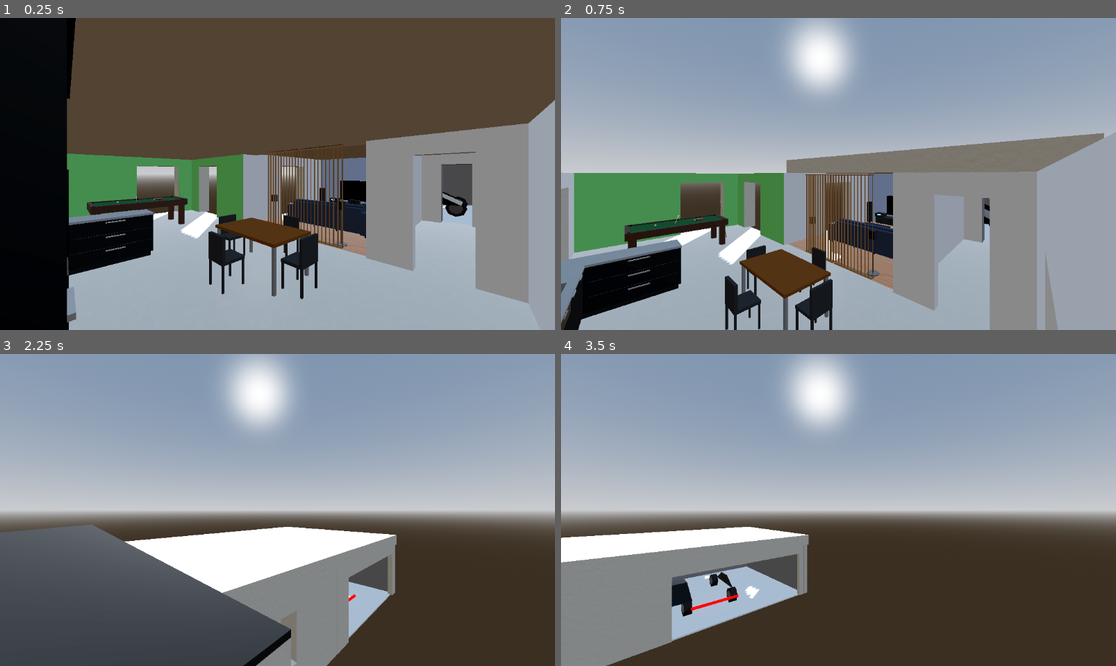
Above: before the commit, frames 1-4 (two rows, left to right).
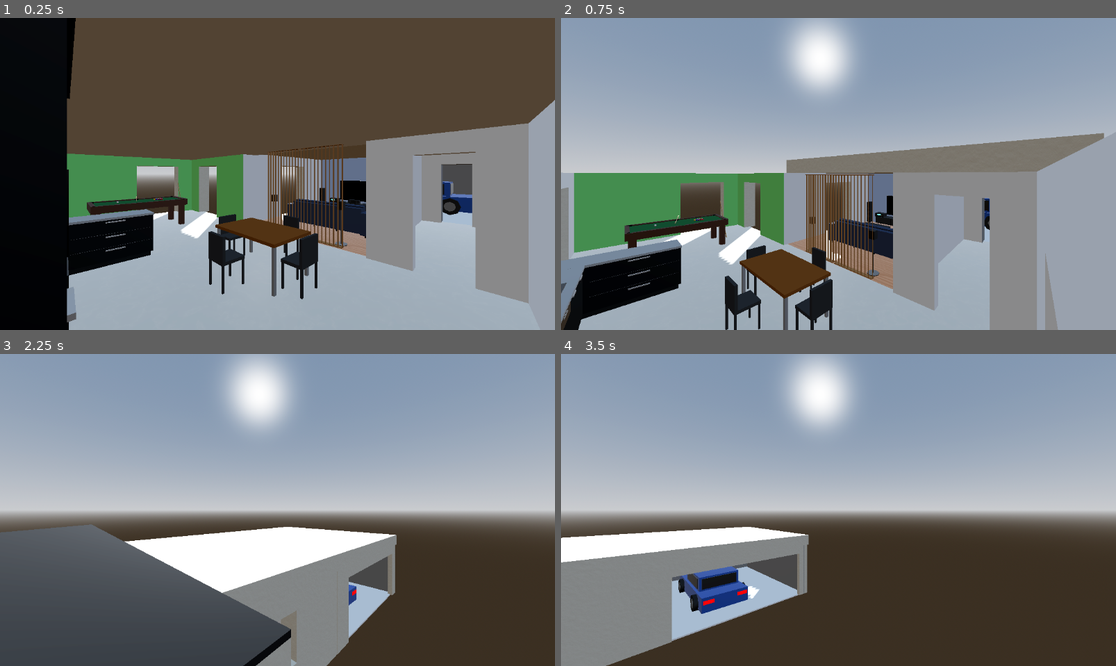
Above: after the commit, the same moments.

Repository: deneuxj/godot-ai
Game: Godot game, scene res://scenes/house building.tscn
The game is run twice, just before and just after one commit, with the same random seed, the same clock (stepped at 60 frames per second) and the same inputs.
Inputs (mouse positions are in pixels of both pictures, inside the frame that each line leads up to):
- Up to frame 1 (0.25 s): no input
- Up to frame 2 (0.75 s): tap Enter at 0.5 s; move the mouse to (960, 158) at 0.52 s; hold D from 0.53 s (still down); hold E from 0.53 s (still down); click (960, 158) at 0.67 s
- Up to frame 3 (2.25 s): tap Space at 0.77, 2 s; release D at 1.25 s; release E at 1.25 s; drag from (166, 525) to (249, 572) at 1.27 s; move the mouse to (333, 441) at 2.02 s; hold D from 2.03 s (still down); hold Shift from 2.03 s (still down)
- Up to frame 4 (3.5 s): release D at 2.75 s; release Shift at 2.75 s; drag from (810, 572) to (672, 463) at 2.77 s

The runs differ from the first frame. In frame 1, 0.4% of the frame differs, in the area x 79-86%, y 52-64%; in frame 2, less than 0.1%; in frame 3, less than 0.1%; in frame 4, 1.4%, in the area x 19-34%, y 67-85%.

Commit message:
feat: add cellar utility items (water heater, purifier, washing machine, dryer, sink, switchboard, shelves)

Diff:
--- a/project/scenes/boxy_car.tscn
+++ b/project/scenes/boxy_car.tscn
@@ -1,4 +1,4 @@
-[gd_scene format=3]
+[gd_scene format=3 uid="uid://q3hus1cgtc41"]
 
 [sub_resource type="StandardMaterial3D" id="StandardMaterial3D_0t6je"]
 albedo_color = Color(0.2, 0.4, 0.8, 1)
--- /dev/null
+++ b/project/scenes/dryer.tscn
@@ -0,0 +1,38 @@
+[gd_scene format=3]
+
+[sub_resource type="StandardMaterial3D" id="StandardMaterial3D_1uhfd"]
+albedo_color = Color(0.9, 0.9, 0.9, 1)
+roughness = 0.3
+
+[sub_resource type="StandardMaterial3D" id="StandardMaterial3D_td5mw"]
+albedo_color = Color(0.2, 0.2, 0.2, 1)
+roughness = 0.8
+
+[node name="Dryer" type="Node3D" unique_id=2115911293]
+
+[node name="@CSGBox3D@13" type="CSGBox3D" parent="." unique_id=345440649]
+transform = Transform3D(1, 0, 0, 0, 1, 0, 0, 0, 1, 0, 0.425, 0)
+size = Vector3(0.6, 0.85, 0.6)
+material = SubResource("StandardMaterial3D_1uhfd")
+
+[node name="@CSGCylinder3D@14" type="CSGCylinder3D" parent="." unique_id=1217078273]
+transform = Transform3D(1, 0, 0, 0, -4.371139e-08, -1, 0, 1, -4.371139e-08, 0, 0.4, 0.31)
+radius = 0.22
+height = 0.05
+material = SubResource("StandardMaterial3D_td5mw")
+
+[node name="@CSGCylinder3D@16" type="CSGCylinder3D" parent="." unique_id=1654283835]
+transform = Transform3D(1, 0, 0, 0, -4.371139e-08, -1, 0, 1, -4.371139e-08, 0, 0.4, 0.31)
+radius = 0.25
+height = 0.04
+material = SubResource("StandardMaterial3D_td5mw")
+
+[node name="@CSGCylinder3D@15" type="CSGCylinder3D" parent="@CSGCylinder3D@16" unique_id=15303077]
+operation = 2
+radius = 0.22
+height = 0.1
+
+[node name="@CSGBox3D@17" type="CSGBox3D" parent="." unique_id=556094889]
+transform = Transform3D(1, 0, 0, 0, 1, 0, 0, 0, 1, 0, 0.78, 0.31)
+size = Vector3(0.56, 0.1, 0.02)
+material = SubResource("StandardMaterial3D_td5mw")
--- /dev/null
+++ b/project/scenes/electric_switchboard.tscn
@@ -0,0 +1,100 @@
+[gd_scene format=3]
+
+[sub_resource type="StandardMaterial3D" id="StandardMaterial3D_2y6vp"]
+albedo_color = Color(0.5, 0.5, 0.5, 1)
+metallic = 0.8
+roughness = 0.5
+
+[sub_resource type="StandardMaterial3D" id="StandardMaterial3D_q8joo"]
+transparency = 1
+albedo_color = Color(0.1, 0.1, 0.1, 0.5)
+roughness = 0.1
+
+[sub_resource type="StandardMaterial3D" id="StandardMaterial3D_cyk3p"]
+albedo_color = Color(0.1, 0.1, 0.1, 1)
+
+[node name="ElectricSwitchboard" type="Node3D" unique_id=226521061]
+
+[node name="@CSGBox3D@25" type="CSGBox3D" parent="." unique_id=1705279263]
+size = Vector3(0.4, 0.6, 0.1)
+material = SubResource("StandardMaterial3D_2y6vp")
+
+[node name="@CSGBox3D@26" type="CSGBox3D" parent="." unique_id=1980526187]
+transform = Transform3D(1, 0, 0, 0, 1, 0, 0, 0, 1, 0, 0, 0.06)
+size = Vector3(0.38, 0.58, 0.02)
+material = SubResource("StandardMaterial3D_q8joo")
+
+[node name="@CSGBox3D@27" type="CSGBox3D" parent="." unique_id=51793603]
+transform = Transform3D(1, 0, 0, 0, 1, 0, 0, 0, 1, -0.12, 0.15, 0.04)
+size = Vector3(0.04, 0.06, 0.04)
+material = SubResource("StandardMaterial3D_cyk3p")
+
+[node name="@CSGBox3D@28" type="CSGBox3D" parent="." unique_id=652820733]
+transform = Transform3D(1, 0, 0, 0, 1, 0, 0, 0, 1, -0.06, 0.15, 0.04)
+size = Vector3(0.04, 0.06, 0.04)
+material = SubResource("StandardMaterial3D_cyk3p")
+
+[node name="@CSGBox3D@29" type="CSGBox3D" parent="." unique_id=1677963378]
+transform = Transform3D(1, 0, 0, 0, 1, 0, 0, 0, 1, 0, 0.15, 0.04)
+size = Vector3(0.04, 0.06, 0.04)
+material = SubResource("StandardMaterial3D_cyk3p")
+
+[node name="@CSGBox3D@30" type="CSGBox3D" parent="." unique_id=1660528588]
+transform = Transform3D(1, 0, 0, 0, 1, 0, 0, 0, 1, 0.06, 0.15, 0.04)
+size = Vector3(0.04, 0.06, 0.04)
+material = SubResource("StandardMaterial3D_cyk3p")
+
+[node name="@CSGBox3D@31" type="CSGBox3D" parent="." unique_id=112165712]
+transform = Transform3D(1, 0, 0, 0, 1, 0, 0, 0, 1, 0.12, 0.15, 0.04)
+size = Vector3(0.04, 0.06, 0.04)
+material = SubResource("StandardMaterial3D_cyk3p")
+
+[node name="@CSGBox3D@32" type="CSGBox3D" parent="." unique_id=1300532933]
+transform = Transform3D(1, 0, 0, 0, 1, 0, 0, 0, 1, -0.12, 0, 0.04)
+size = Vector3(0.04, 0.06, 0.04)
+material = SubResource("StandardMaterial3D_cyk3p")
+
+[node name="@CSGBox3D@33" type="CSGBox3D" parent="." unique_id=730900588]
+transform = Transform3D(1, 0, 0, 0, 1, 0, 0, 0, 1, -0.06, 0, 0.04)
+size = Vector3(0.04, 0.06, 0.04)
+material = SubResource("StandardMaterial3D_cyk3p")
+
+[node name="@CSGBox3D@34" type="CSGBox3D" parent="." unique_id=945604542]
+transform = Transform3D(1, 0, 0, 0, 1, 0, 0, 0, 1, 0, 0, 0.04)
+size = Vector3(0.04, 0.06, 0.04)
+material = SubResource("StandardMaterial3D_cyk3p")
+
+[node name="@CSGBox3D@35" type="CSGBox3D" parent="." unique_id=1723923344]
+transform = Transform3D(1, 0, 0, 0, 1, 0, 0, 0, 1, 0.06, 0, 0.04)
+size = Vector3(0.04, 0.06, 0.04)
+material = SubResource("StandardMaterial3D_cyk3p")
+
+[node name="@CSGBox3D@36" type="CSGBox3D" parent="." unique_id=1908059403]
+transform = Transform3D(1, 0, 0, 0, 1, 0, 0, 0, 1, 0.12, 0, 0.04)
+size = Vector3(0.04, 0.06, 0.04)
+material = SubResource("StandardMaterial3D_cyk3p")
+
+[node name="@CSGBox3D@37" type="CSGBox3D" parent="." unique_id=1867202475]
+transform = Transform3D(1, 0, 0, 0, 1, 0, 0, 0, 1, -0.12, -0.15, 0.04)
+size = Vector3(0.04, 0.06, 0.04)
+material = SubResource("StandardMaterial3D_cyk3p")
+
+[node name="@CSGBox3D@38" type="CSGBox3D" parent="." unique_id=162271208]
+transform = Transform3D(1, 0, 0, 0, 1, 0, 0, 0, 1, -0.06, -0.15, 0.04)
+size = Vector3(0.04, 0.06, 0.04)
+material = SubResource("StandardMaterial3D_cyk3p")
+
+[node name="@CSGBox3D@39" type="CSGBox3D" parent="." unique_id=448683239]
+transform = Transform3D(1, 0, 0, 0, 1, 0, 0, 0, 1, 0, -0.15, 0.04)
+size = Vector3(0.04, 0.06, 0.04)
+material = SubResource("StandardMaterial3D_cyk3p")
+
+[node name="@CSGBox3D@40" type="CSGBox3D" parent="." unique_id=1074118256]
+transform = Transform3D(1, 0, 0, 0, 1, 0, 0, 0, 1, 0.06, -0.15, 0.04)
+size = Vector3(0.04, 0.06, 0.04)
+material = SubResource("StandardMaterial3D_cyk3p")
+
+[node name="@CSGBox3D@41" type="CSGBox3D" parent="." unique_id=1117007279]
+transform = Transform3D(1, 0, 0, 0, 1, 0, 0, 0, 1, 0.12, -0.15, 0.04)
+size = Vector3(0.04, 0.06, 0.04)
+material = SubResource("StandardMaterial3D_cyk3p")
--- /dev/null
+++ b/project/scenes/garage_shelves.tscn
@@ -0,0 +1,67 @@
+[gd_scene format=3]
+
+[sub_resource type="StandardMaterial3D" id="StandardMaterial3D_4ifs1"]
+albedo_color = Color(0.65, 0.65, 0.7, 1)
+metallic = 0.9
+roughness = 0.4
+
+[sub_resource type="StandardMaterial3D" id="StandardMaterial3D_d563e"]
+albedo_color = Color(0.6, 0.5, 0.35, 1)
+roughness = 0.9
+
+[node name="GarageShelves" type="Node3D" unique_id=498425922]
+
+[node name="@CSGBox3D@42" type="CSGBox3D" parent="." unique_id=1519262261]
+transform = Transform3D(1, 0, 0, 0, 1, 0, 0, 0, 1, -1.5, 1, -0.3)
+size = Vector3(0.04, 2, 0.04)
+material = SubResource("StandardMaterial3D_4ifs1")
+
+[node name="@CSGBox3D@43" type="CSGBox3D" parent="." unique_id=1108685082]
+transform = Transform3D(1, 0, 0, 0, 1, 0, 0, 0, 1, -1.5, 1, 0.3)
+size = Vector3(0.04, 2, 0.04)
+material = SubResource("StandardMaterial3D_4ifs1")
+
+[node name="@CSGBox3D@44" type="CSGBox3D" parent="." unique_id=1749725923]
+transform = Transform3D(1, 0, 0, 0, 1, 0, 0, 0, 1, 0, 1, -0.3)
+size = Vector3(0.04, 2, 0.04)
+material = SubResource("StandardMaterial3D_4ifs1")
+
+[node name="@CSGBox3D@45" type="CSGBox3D" parent="." unique_id=43853488]
+transform = Transform3D(1, 0, 0, 0, 1, 0, 0, 0, 1, 0, 1, 0.3)
+size = Vector3(0.04, 2, 0.04)
+material = SubResource("StandardMaterial3D_4ifs1")
+
+[node name="@CSGBox3D@46" type="CSGBox3D" parent="." unique_id=2055931427]
+transform = Transform3D(1, 0, 0, 0, 1, 0, 0, 0, 1, 1.5, 1, -0.3)
+size = Vector3(0.04, 2, 0.04)
+material = SubResource("StandardMaterial3D_4ifs1")
+
+[node name="@CSGBox3D@47" type="CSGBox3D" parent="." unique_id=255412226]
+transform = Transform3D(1, 0, 0, 0, 1, 0, 0, 0, 1, 1.5, 1, 0.3)
+size = Vector3(0.04, 2, 0.04)
+material = SubResource("StandardMaterial3D_4ifs1")
+
+[node name="@CSGBox3D@48" type="CSGBox3D" parent="." unique_id=625964535]
+transform = Transform3D(1, 0, 0, 0, 1, 0, 0, 0, 1, 0, 0.2, 0)
+size = Vector3(3.04, 0.03, 0.64)
+material = SubResource("StandardMaterial3D_d563e")
+
+[node name="@CSGBox3D@49" type="CSGBox3D" parent="." unique_id=1215017818]
+transform = Transform3D(1, 0, 0, 0, 1, 0, 0, 0, 1, 0, 0.65, 0)
+size = Vector3(3.04, 0.03, 0.64)
+material = SubResource("StandardMaterial3D_d563e")
+
+[node name="@CSGBox3D@50" type="CSGBox3D" parent="." unique_id=158332600]
+transform = Transform3D(1, 0, 0, 0, 1, 0, 0, 0, 1, 0, 1.1, 0)
+size = Vector3(3.04, 0.03, 0.64)
+material = SubResource("StandardMaterial3D_d563e")
+
+[node name="@CSGBox3D@51" type="CSGBox3D" parent="." unique_id=2004836567]
+transform = Transform3D(1, 0, 0, 0, 1, 0, 0, 0, 1, 0, 1.55, 0)
+size = Vector3(3.04, 0.03, 0.64)
+material = SubResource("StandardMaterial3D_d563e")
+
+[node name="@CSGBox3D@52" type="CSGBox3D" parent="." unique_id=28056082]
+transform = Transform3D(1, 0, 0, 0, 1, 0, 0, 0, 1, 0, 1.95, 0)
+size = Vector3(3.04, 0.03, 0.64)
+material = SubResource("StandardMaterial3D_d563e")
--- a/project/scenes/house building.tscn
+++ b/project/scenes/house building.tscn
@@ -34,7 +34,7 @@
 [ext_resource type="PackedScene" path="res://scenes/sofa_bed.tscn" id="32_u02sr"]
 [ext_resource type="PackedScene" path="res://scenes/gaming_desk.tscn" id="33_7aox4"]
 [ext_resource type="PackedScene" uid="uid://b7ug5roboyo6j" path="res://scenes/hifi_system.tscn" id="34_u02sr"]
-[ext_resource type="PackedScene" uid="uid://b23t0q8tp18rn" path="res://scenes/tesla_model_3.tscn" id="35_7aox4"]
+[ext_resource type="PackedScene" uid="uid://q3hus1cgtc41" path="res://scenes/boxy_car.tscn" id="35_7aox4"]
 
 [sub_resource type="ProceduralSkyMaterial" id="ProceduralSkyMaterial_g4qyj"]
 sky_horizon_color = Color(0.66224277, 0.6717428, 0.6867428, 1)
@@ -4975,7 +4975,7 @@
 [node name="Node3D2" parent="HiFiSurroundSystem" index="6" unique_id=1191921271]
 transform = Transform3D(1, 0, 0, 0, 1, 0, 0, 0, 1, 0.038375378, 0, -0.28109264)
 
-[node name="TeslaModel3" parent="HiFiSurroundSystem" unique_id=47789013 instance=ExtResource("35_7aox4")]
-transform = Transform3D(-1, 0, -8.742276e-08, 0, 1, 0, 8.742276e-08, 0, -1, 2.0857804, -0.008731961, -4.85032)
+[node name="BoxyCar" parent="." unique_id=1678878159 instance=ExtResource("35_7aox4")]
+transform = Transform3D(-4.371139e-08, 0, -1, 0, 1, 0, 1, 0, -4.371139e-08, 3.5791812, 0.048075438, 3.1623507)
 
 [editable path="HiFiSurroundSystem"]
--- a/project/scenes/tesla_model_3.tscn
+++ /dev/null
@@ -1,111 +0,0 @@
-[gd_scene format=3]
-
-[sub_resource type="StandardMaterial3D" id="StandardMaterial3D_c2srs"]
-albedo_color = Color(0.05, 0.05, 0.05, 1)
-metallic = 0.8
-roughness = 0.1
-
-[sub_resource type="StandardMaterial3D" id="StandardMaterial3D_u6qap"]
-albedo_color = Color(0.1, 0.1, 0.1, 1)
-roughness = 0.9
-
-[sub_resource type="StandardMaterial3D" id="StandardMaterial3D_j0gjg"]
-albedo_color = Color(0.5, 0.5, 0.5, 1)
-metallic = 0.9
-roughness = 0.4
-
-[sub_resource type="StandardMaterial3D" id="StandardMaterial3D_ftclx"]
-emission_enabled = true
-emission = Color(1, 1, 1, 1)
-emission_energy_multiplier = 2.0
-
-[sub_resource type="StandardMaterial3D" id="StandardMaterial3D_ud4gu"]
-albedo_color = Color(1, 0, 0, 1)
-emission_enabled = true
-emission = Color(1, 0, 0, 1)
-emission_energy_multiplier = 2.0
-
-[node name="TeslaModel3" type="Node3D" unique_id=231525321]
-
-[node name="Body" type="CSGCombiner3D" parent="." unique_id=277708230]
-
-[node name="GlassRoof" type="CSGPolygon3D" parent="." unique_id=2144201173]
-transform = Transform3D(1, 0, 0, 0, 1, 0, 0, 0, 1, 0, 0, -0.7)
-polygon = PackedVector2Array(-1.6, 0.6, 1, 0.6, 0.2, 1.11, -0.6, 1.11)
-depth = 1.4
-material = SubResource("StandardMaterial3D_c2srs")
-
-[node name="SideGlass_-0_93" type="CSGPolygon3D" parent="." unique_id=1355824256]
-transform = Transform3D(1, 0, 0, 0, 1, 0, 0, 0, 1, 0, 0, -0.955)
-polygon = PackedVector2Array(-1.3, 0.65, 0.8, 0.65, 0.15, 1.05, -0.55, 1.05)
-depth = 0.05
-material = SubResource("StandardMaterial3D_c2srs")
-
-[node name="SideGlass_0_93" type="CSGPolygon3D" parent="." unique_id=1971106544]
-transform = Transform3D(1, 0, 0, 0, 1, 0, 0, 0, 1, 0, 0, 0.905)
-polygon = PackedVector2Array(-1.3, 0.65, 0.8, 0.65, 0.15, 1.05, -0.55, 1.05)
-depth = 0.05
-material = SubResource("StandardMaterial3D_c2srs")
-
-[node name="Tire_-1_4_-0_85" type="CSGCylinder3D" parent="." unique_id=943602378]
-transform = Transform3D(1, 0, 0, 0, -4.371139e-08, -1, 0, 1, -4.371139e-08, -1.4, 0.35, -0.85)
-radius = 0.33
-height = 0.25
-material = SubResource("StandardMaterial3D_u6qap")
-
-[node name="Rim_-1_4_-0_85" type="CSGCylinder3D" parent="." unique_id=1451782813]
-transform = Transform3D(1, 0, 0, 0, -4.371139e-08, -1, 0, 1, -4.371139e-08, -1.4, 0.35, -0.85)
-radius = 0.22
-height = 0.26
-material = SubResource("StandardMaterial3D_j0gjg")
-
-[node name="Tire_-1_4_0_85" type="CSGCylinder3D" parent="." unique_id=1598940173]
-transform = Transform3D(1, 0, 0, 0, -4.371139e-08, -1, 0, 1, -4.371139e-08, -1.4, 0.35, 0.85)
-radius = 0.33
-height = 0.25
-material = SubResource("StandardMaterial3D_u6qap")
-
-[node name="Rim_-1_4_0_85" type="CSGCylinder3D" parent="." unique_id=1798400068]
-transform = Transform3D(1, 0, 0, 0, -4.371139e-08, -1, 0, 1, -4.371139e-08, -1.4, 0.35, 0.85)
-radius = 0.22
-height = 0.26
-material = SubResource("StandardMaterial3D_j0gjg")
-
-[node name="Tire_1_4_-0_85" type="CSGCylinder3D" parent="." unique_id=312730765]
-transform = Transform3D(1, 0, 0, 0, -4.371139e-08, -1, 0, 1, -4.371139e-08, 1.4, 0.35, -0.85)
-radius = 0.33
-height = 0.25
-material = SubResource("StandardMaterial3D_u6qap")
-
-[node name="Rim_1_4_-0_85" type="CSGCylinder3D" parent="." unique_id=1298904481]
-transform = Transform3D(1, 0, 0, 0, -4.371139e-08, -1, 0, 1, -4.371139e-08, 1.4, 0.35, -0.85)
-radius = 0.22
-height = 0.26
-material = SubResource("StandardMaterial3D_j0gjg")
-
-[node name="Tire_1_4_0_85" type="CSGCylinder3D" parent="." unique_id=628399242]
-transform = Transform3D(1, 0, 0, 0, -4.371139e-08, -1, 0, 1, -4.371139e-08, 1.4, 0.35, 0.85)
-radius = 0.33
-height = 0.25
-material = SubResource("StandardMaterial3D_u6qap")
-
-[node name="Rim_1_4_0_85" type="CSGCylinder3D" parent="." unique_id=23700515]
-transform = Transform3D(1, 0, 0, 0, -4.371139e-08, -1, 0, 1, -4.371139e-08, 1.4, 0.35, 0.85)
-radius = 0.22
-height = 0.26
-material = SubResource("StandardMaterial3D_j0gjg")
-
-[node name="Headlight_-0_75" type="CSGBox3D" parent="." unique_id=382413660]
-transform = Transform3D(0.9553365, -0.29552022, 0, 0.29552022, 0.9553365, 0, 0, 0, 1, 2.13, 0.38, -0.75)
-size = Vector3(0.2, 0.05, 0.3)
-material = SubResource("StandardMaterial3D_ftclx")
-
-[node name="Headlight_0_75" type="CSGBox3D" parent="." unique_id=716213732]
-transform = Transform3D(0.9553365, -0.29552022, 0, 0.29552022, 0.9553365, 0, 0, 0, 1, 2.13, 0.38, 0.75)
-size = Vector3(0.2, 0.05, 0.3)
-material = SubResource("StandardMaterial3D_ftclx")
-
-[node name="Taillights" type="CSGBox3D" parent="." unique_id=780737084]
-transform = Transform3D(0.9950042, 0.09983342, 0, -0.09983342, 0.9950042, 0, 0, 0, 1, -2.17, 0.52, 0)
-size = Vector3(0.05, 0.1, 1.7)
-material = SubResource("StandardMaterial3D_ud4gu")
--- /dev/null
+++ b/project/scenes/utility_sink.tscn
@@ -0,0 +1,52 @@
+[gd_scene format=3]
+
+[sub_resource type="StandardMaterial3D" id="StandardMaterial3D_1uhfd"]
+albedo_color = Color(0.9, 0.9, 0.9, 1)
+roughness = 0.3
+
+[sub_resource type="StandardMaterial3D" id="StandardMaterial3D_4ifs1"]
+albedo_color = Color(0.65, 0.65, 0.7, 1)
+metallic = 0.9
+roughness = 0.4
+
+[node name="UtilitySink" type="Node3D" unique_id=548181626]
+
+[node name="@CSGBox3D@18" type="CSGBox3D" parent="." unique_id=1704085042]
+transform = Transform3D(1, 0, 0, 0, 1, 0, 0, 0, 1, 0, 0.75, 0)
+size = Vector3(0.8, 0.3, 0.6)
+material = SubResource("StandardMaterial3D_1uhfd")
+
+[node name="@CSGBox3D@19" type="CSGBox3D" parent="@CSGBox3D@18" unique_id=807739844]
+transform = Transform3D(1, 0, 0, 0, 1, 0, 0, 0, 1, 0, 0.02, 0)
+operation = 2
+size = Vector3(0.7, 0.28, 0.5)
+
+[node name="@CSGCylinder3D@20" type="CSGCylinder3D" parent="." unique_id=1045218912]
+transform = Transform3D(1, 0, 0, 0, 1, 0, 0, 0, 1, -0.38, 0.3, -0.28)
+radius = 0.02
+height = 0.6
+material = SubResource("StandardMaterial3D_4ifs1")
+
+[node name="@CSGCylinder3D@21" type="CSGCylinder3D" parent="." unique_id=625198750]
+transform = Transform3D(1, 0, 0, 0, 1, 0, 0, 0, 1, -0.38, 0.3, 0.28)
+radius = 0.02
+height = 0.6
+material = SubResource("StandardMaterial3D_4ifs1")
+
+[node name="@CSGCylinder3D@22" type="CSGCylinder3D" parent="." unique_id=261758354]
+transform = Transform3D(1, 0, 0, 0, 1, 0, 0, 0, 1, 0.38, 0.3, -0.28)
+radius = 0.02
+height = 0.6
+material = SubResource("StandardMaterial3D_4ifs1")
+
+[node name="@CSGCylinder3D@23" type="CSGCylinder3D" parent="." unique_id=1117605605]
+transform = Transform3D(1, 0, 0, 0, 1, 0, 0, 0, 1, 0.38, 0.3, 0.28)
+radius = 0.02
+height = 0.6
+material = SubResource("StandardMaterial3D_4ifs1")
+
+[node name="@CSGCylinder3D@24" type="CSGCylinder3D" parent="." unique_id=1801608864]
+transform = Transform3D(1, 0, 0, 0, 1, 0, 0, 0, 1, 0, 0.95, -0.2)
+radius = 0.015
+height = 0.2
+material = SubResource("StandardMaterial3D_4ifs1")
--- /dev/null
+++ b/project/scenes/washing_machine.tscn
@@ -0,0 +1,43 @@
+[gd_scene format=3]
+
+[sub_resource type="StandardMaterial3D" id="StandardMaterial3D_1uhfd"]
+albedo_color = Color(0.9, 0.9, 0.9, 1)
+roughness = 0.3
+
+[sub_resource type="StandardMaterial3D" id="StandardMaterial3D_q8joo"]
+transparency = 1
+albedo_color = Color(0.1, 0.1, 0.1, 0.5)
+roughness = 0.1
+
+[sub_resource type="StandardMaterial3D" id="StandardMaterial3D_td5mw"]
+albedo_color = Color(0.2, 0.2, 0.2, 1)
+roughness = 0.8
+
+[node name="WashingMachine" type="Node3D" unique_id=1128174086]
+
+[node name="@CSGBox3D@8" type="CSGBox3D" parent="." unique_id=1081761290]
+transform = Transform3D(1, 0, 0, 0, 1, 0, 0, 0, 1, 0, 0.425, 0)
+size = Vector3(0.6, 0.85, 0.6)
+material = SubResource("StandardMaterial3D_1uhfd")
+
+[node name="@CSGCylinder3D@9" type="CSGCylinder3D" parent="." unique_id=402438919]
+transform = Transform3D(1, 0, 0, 0, -4.371139e-08, -1, 0, 1, -4.371139e-08, 0, 0.4, 0.31)
+radius = 0.22
+height = 0.05
+material = SubResource("StandardMaterial3D_q8joo")
+
+[node name="@CSGCylinder3D@11" type="CSGCylinder3D" parent="." unique_id=2140414928]
+transform = Transform3D(1, 0, 0, 0, -4.371139e-08, -1, 0, 1, -4.371139e-08, 0, 0.4, 0.31)
+radius = 0.25
+height = 0.04
+material = SubResource("StandardMaterial3D_td5mw")
+
+[node name="@CSGCylinder3D@10" type="CSGCylinder3D" parent="@CSGCylinder3D@11" unique_id=559899863]
+operation = 2
+radius = 0.22
+height = 0.1
+
+[node name="@CSGBox3D@12" type="CSGBox3D" parent="." unique_id=781403705]
+transform = Transform3D(1, 0, 0, 0, 1, 0, 0, 0, 1, 0, 0.78, 0.31)
+size = Vector3(0.56, 0.1, 0.02)
+material = SubResource("StandardMaterial3D_td5mw")
--- /dev/null
+++ b/project/scenes/water_heater.tscn
@@ -0,0 +1,23 @@
+[gd_scene format=3]
+
+[sub_resource type="StandardMaterial3D" id="StandardMaterial3D_1uhfd"]
+albedo_color = Color(0.9, 0.9, 0.9, 1)
+roughness = 0.3
+
+[sub_resource type="StandardMaterial3D" id="StandardMaterial3D_2y6vp"]
+albedo_color = Color(0.5, 0.5, 0.5, 1)
+metallic = 0.8
+roughness = 0.5
+
+[node name="WaterHeater" type="Node3D" unique_id=812176554]
+
+[node name="@CSGCylinder3D@2" type="CSGCylinder3D" parent="." unique_id=588158754]
+transform = Transform3D(1, 0, 0, 0, 1, 0, 0, 0, 1, 0, 0.75, 0)
+radius = 0.3
+height = 1.5
+material = SubResource("StandardMaterial3D_1uhfd")
+
+[node name="@CSGBox3D@3" type="CSGBox3D" parent="." unique_id=739161318]
+transform = Transform3D(1, 0, 0, 0, 1, 0, 0, 0, 1, 0, 0.5, 0.3)
+size = Vector3(0.15, 0.2, 0.1)
+material = SubResource("StandardMaterial3D_2y6vp")
--- /dev/null
+++ b/project/scenes/water_purifier.tscn
@@ -0,0 +1,37 @@
+[gd_scene format=3]
+
+[sub_resource type="StandardMaterial3D" id="StandardMaterial3D_2y6vp"]
+albedo_color = Color(0.5, 0.5, 0.5, 1)
+metallic = 0.8
+roughness = 0.5
+
+[sub_resource type="StandardMaterial3D" id="StandardMaterial3D_1uhfd"]
+albedo_color = Color(0.9, 0.9, 0.9, 1)
+roughness = 0.3
+
+[sub_resource type="StandardMaterial3D" id="StandardMaterial3D_umlol"]
+albedo_color = Color(0.2, 0.5, 0.8, 1)
+
+[node name="WaterPurifier" type="Node3D" unique_id=1346807460]
+
+[node name="@CSGBox3D@4" type="CSGBox3D" parent="." unique_id=1016133495]
+size = Vector3(0.4, 0.1, 0.1)
+material = SubResource("StandardMaterial3D_2y6vp")
+
+[node name="@CSGCylinder3D@5" type="CSGCylinder3D" parent="." unique_id=384827995]
+transform = Transform3D(1, 0, 0, 0, 1, 0, 0, 0, 1, -0.13, -0.15, 0)
+radius = 0.04
+height = 0.25
+material = SubResource("StandardMaterial3D_1uhfd")
+
+[node name="@CSGCylinder3D@6" type="CSGCylinder3D" parent="." unique_id=1779393809]
+transform = Transform3D(1, 0, 0, 0, 1, 0, 0, 0, 1, 0, -0.15, 0)
+radius = 0.04
+height = 0.25
+material = SubResource("StandardMaterial3D_1uhfd")
+
+[node name="@CSGCylinder3D@7" type="CSGCylinder3D" parent="." unique_id=1895011804]
+transform = Transform3D(1, 0, 0, 0, 1, 0, 0, 0, 1, 0.13, -0.15, 0)
+radius = 0.04
+height = 0.25
+material = SubResource("StandardMaterial3D_umlol")
